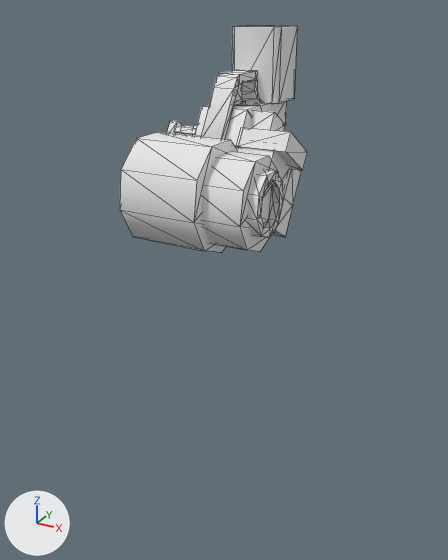
What one commit did to the COLLADA model software/models/atlas_v4/meshes/r_clav.dae.
One viewpoint serves both versions: a camera (50 mm lens) standing at (0.261, -0.589, 0.237) and looking at (-0.018, -0.082, -0.016). Lighting does not change. The marker at lower left points along +X, +Y and +Z. Mesh edges are drawn as thin lines. Where no turn or scale is listed for an object, it has been applied to the vertices.

The older version as bpy lines, for what is in view:
```python
me_r_clavmesh = bpy.data.meshes.new('r_clavMesh')
me_r_clavmesh.from_pydata(...)  # 288 vertices, 492 faces; spans x -0.073..0.061, y -0.193..-0.012, z 0.042..0.221
me_r_clavmesh.materials.append(mat_drc_extremities_diffuse)  # its picture is missing
ob_r_clav = bpy.data.objects.new('r_clav', me_r_clavmesh)
ob_r_clav.location = (0.0, 0.0, 0.0)
```
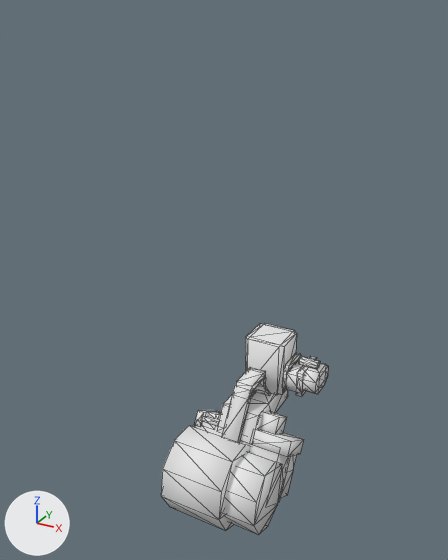
What the commit changed:
me_r_clavmesh is used by ob_r_clav; location (0.0, 0.0, 0.0).
me_r_clavmesh had 288 vertices, 492 faces and spanned x -0.073..0.061, y -0.193..-0.012, z 0.042..0.221.
me_r_clavmesh now has 326 vertices, 556 faces and spans x 0.073..0.194, y -0.384..-0.201, z 0.397..0.576.
me_r_clavmesh part 1: the loose piece of 18 vertices spanning x -0.056..0.016, y -0.193..-0.103, z 0.042..0.137 is moved by (0.13, -0.191, 0.355).
me_r_clavmesh part 2: the loose piece of 42 vertices spanning x -0.024..0.011, y -0.128..-0.058, z 0.126..0.185 is moved by (0.13, -0.191, 0.355).
me_r_clavmesh part 3: the loose piece of 20 vertices spanning x -0.028..0.02, y -0.121..-0.012, z 0.107..0.158 is moved by (0.13, -0.191, 0.355).
me_r_clavmesh part 4: the loose piece of 8 vertices spanning x 0.015..0.061, y -0.121..-0.072, z 0.105..0.144 is moved by (0.13, -0.191, 0.355).
me_r_clavmesh part 5: the loose piece of 8 vertices spanning x 0.015..0.038, y -0.103..-0.07, z 0.125..0.156 is moved by (0.13, -0.191, 0.355).
me_r_clavmesh part 6: the loose piece of 8 vertices spanning x -0.057..-0.048, y -0.121..-0.072, z 0.105..0.144 is moved by (0.13, -0.191, 0.355).
me_r_clavmesh part 7: the loose piece of 8 vertices spanning x -0.05..-0.027, y -0.117..-0.075, z 0.111..0.14 is moved by (0.13, -0.191, 0.355).
me_r_clavmesh part 8: the loose piece of 8 vertices spanning x -0.055..0.05, y -0.15..-0.077, z 0.055..0.134 is moved by (0.13, -0.191, 0.355).
me_r_clavmesh part 9: the loose piece of 16 vertices spanning x -0.044..0.049, y -0.111..-0.053, z 0.042..0.113 is moved by (0.13, -0.191, 0.355).
me_r_clavmesh part 10: a new loose piece, a box spanning x 0.171..0.1783, y -0.2467..-0.2041, z 0.5181..0.5481, in mat_drc_extremities_diffuse (its picture is missing).
me_r_clavmesh part 11: a new loose piece, a box spanning x 0.158..0.178, y -0.247..-0.207, z 0.522..0.544, in mat_drc_extremities_diffuse (its picture is missing).
me_r_clavmesh part 12: the loose piece of 18 vertices spanning x -0.001..0.051, y -0.182..-0.107, z 0.048..0.127 is moved by (0.13, -0.191, 0.355).
me_r_clavmesh part 13: the loose piece of 24 vertices spanning x -0.01..-0.006, y -0.107..-0.062, z 0.156..0.181 is moved by (0.13, -0.191, 0.355).
me_r_clavmesh part 14: the loose piece of 24 vertices spanning x -0.025..0.023, y -0.058..-0.012, z 0.156..0.221 is moved by (0.13, -0.191, 0.355).
me_r_clavmesh part 15: the loose piece of 16 vertices spanning x -0.05..-0.028, y -0.106..-0.077, z 0.121..0.145 is moved by (0.13, -0.191, 0.355).
me_r_clavmesh part 16: a new loose piece of 24 vertices spanning x 0.172..0.194, y -0.246..-0.204, z 0.52..0.548, in mat_drc_extremities_diffuse (its picture is missing).
me_r_clavmesh part 17: a new loose piece of 24 vertices spanning x 0.154..0.159, y -0.248..-0.201, z 0.517..0.551, in mat_drc_extremities_diffuse (its picture is missing).
me_r_clavmesh part 18: a new loose piece of 24 vertices spanning x 0.166..0.188, y -0.231..-0.22, z 0.548..0.556, in mat_drc_extremities_diffuse (its picture is missing).
me_r_clavmesh part 19: the loose piece of 36 vertices spanning x 0.048..0.06, y -0.171..-0.119, z 0.062..0.117 is deleted.
me_r_clavmesh part 20: the surface is now shaded smooth.
Object 'r_clav' (ob_r_clav) moves from (0.0, 0.0, 0.0) to (-0.128, 0.226, -0.69).

Boxes [x1, y1, x2, y2] around the edits, measured in the pictures (448 x 560 px; the box of a moved part takes in the faces that stretch with it):
'r_clav', reshaped, moved (11% narrower, 7% shorter): before [120, 26, 307, 253]; after [161, 323, 328, 534]
part 1 of me_r_clavmesh, moved or reshaped: before [120, 132, 237, 253]; after [161, 425, 250, 530]
part 2 of me_r_clavmesh, moved or reshaped: before [201, 70, 263, 139]; after [222, 367, 270, 442]
part 3 of me_r_clavmesh, moved or reshaped: before [195, 101, 287, 146]; after [217, 390, 288, 444]
part 4 of me_r_clavmesh, moved or reshaped: before [237, 127, 307, 170]; after [252, 429, 304, 457]
part 5 of me_r_clavmesh, moved or reshaped: before [249, 110, 285, 131]; after [259, 411, 287, 434]
part 6 of me_r_clavmesh, moved or reshaped: before [167, 120, 183, 134]; after [194, 410, 221, 427]
part 7 of me_r_clavmesh, moved or reshaped: before [175, 126, 197, 134]; after [202, 416, 219, 426]
part 8 of me_r_clavmesh, moved or reshaped: before [176, 133, 292, 233]; after [195, 421, 291, 502]
part 9 of me_r_clavmesh, moved or reshaped: before [272, 169, 302, 237]; after [281, 455, 297, 498]
part 10 of me_r_clavmesh, added: after [296, 356, 317, 397]
part 11 of me_r_clavmesh, added: after [286, 359, 303, 392]
part 12 of me_r_clavmesh, moved or reshaped: before [201, 151, 279, 252]; after [224, 451, 283, 534]
part 13 of me_r_clavmesh, moved or reshaped (not visible afterwards): before [233, 83, 243, 105]
part 14 of me_r_clavmesh, moved or reshaped: before [232, 26, 297, 104]; after [245, 323, 297, 395]
part 15 of me_r_clavmesh, moved or reshaped: before [183, 125, 197, 128]; after [207, 411, 221, 420]
part 16 of me_r_clavmesh, added: after [302, 363, 328, 394]
part 17 of me_r_clavmesh, added: after [282, 352, 301, 390]
part 18 of me_r_clavmesh, added: after [298, 356, 320, 369]
part 19 of me_r_clavmesh, deleted: before [247, 170, 283, 238]
